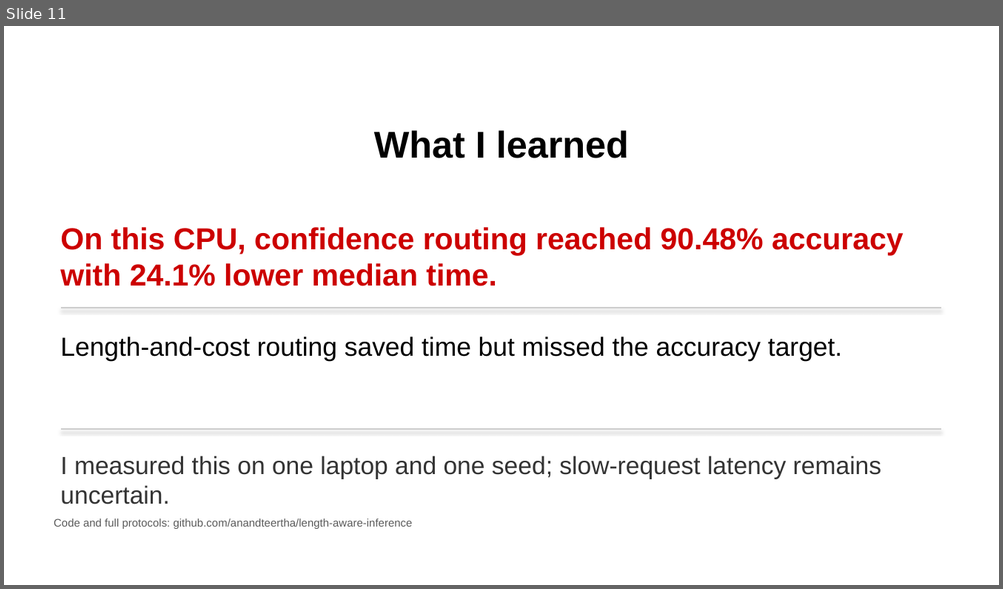
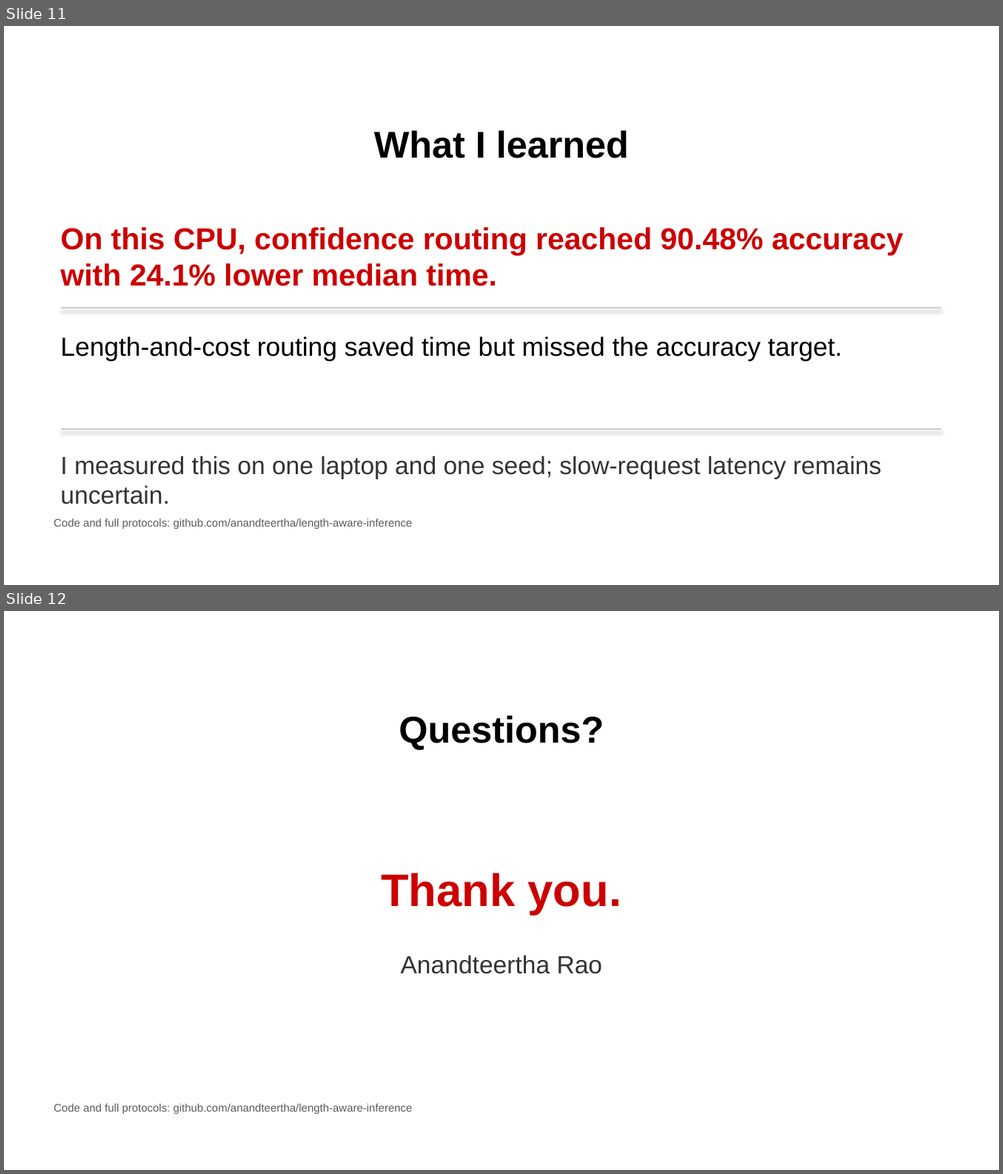
Before and after one commit to anandteertha/length-aware-inference, a slide deck: presentation/nc-state-etdl-project-guideline-aligned.pptx. Shown one above the other, each under a label of ours: slide 11 before the commit, slides 11 and 12 after it. The pictures are 1003x589 and 1003x1174 pixels, drawn with LibreOffice and Linux fonts; fonts in the diff are those of the drawing; background and template pictures are left out. Boxes give left, top, right and bottom in pixels: in the first picture for what was removed or moved away, otherwise in the second. Text is boxed around its words. In the diff, an @@ line names an element or a change of style, - is before the commit and + after.

```diff
--- a/presentation/nc-state-etdl-project-guideline-aligned.pptx
+++ b/presentation/nc-state-etdl-project-guideline-aligned.pptx
@@ slide 12 added at (4, 611, 999, 1170), background #FFFFFF @@
@@ title added at (398, 715, 603, 750), 27 pt, text #000000, bold @@
+Questions?
@@ text added at (381, 873, 621, 915), 33 pt, text #CC0000, bold @@
+Thank you.
@@ text added at (401, 955, 603, 974), 18 pt, text #333333 @@
+Anandteertha Rao
@@ text added at (54, 1104, 412, 1114), 8 pt, text #5A5A5A @@
+Code and full protocols: github.com/anandteertha/length-aware-inference
```
Also in this commit, not shown: 2 other files.
